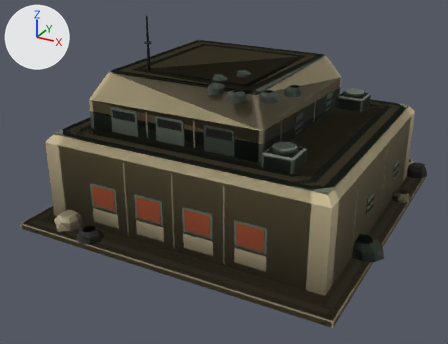
An edit to the glTF model assets/set_v5/neutral_archive_building_damaged.glb, drawn before and after from the same camera.
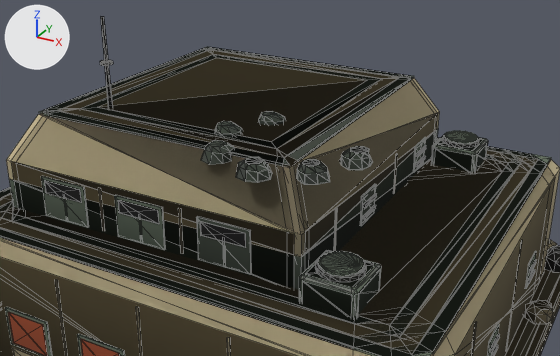
Each version appears first whole from a camera (50 mm lens) standing at (9.52, -18.68, 10.34) and looking at (-0.21, -0.98, 1.49), and next in a close-up from a camera (50 mm lens) standing at (7.3, -13.0, 9.94) and looking at (1.37, -2.21, 4.55). Lighting does not change. The marker at upper left points along +X, +Y and +Z. The older version's two pictures come first. The close-ups show mesh edges as thin lines. Vertices at exactly the same position are counted once.

The first close-up shows 'body', 'body.001', 'body.002'.
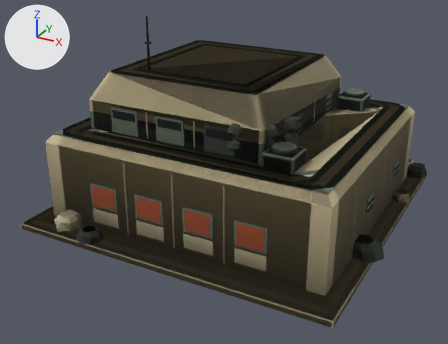
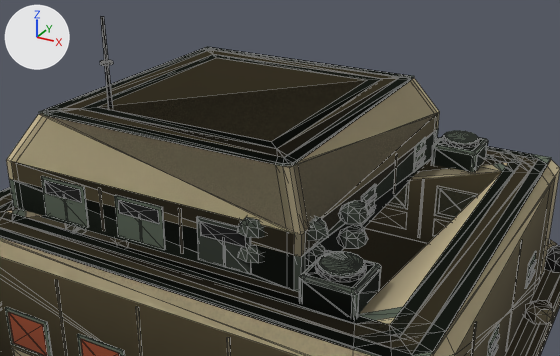
Changed parts and their boxes (x1, y1, x2, y2) in the close-ups (560 x 356 px; the box of a moved part takes in the faces that stretch with it):
part 1 of me_mesh_0, moved or reshaped
    before: (342, 147, 373, 170)
    after: (338, 200, 370, 224)
part 2 of me_mesh_0, moved or reshaped
    before: (297, 159, 330, 185)
    after: (308, 216, 329, 241)
part 3 of me_mesh_0, moved or reshaped
    before: (236, 158, 272, 183)
    after: (238, 217, 264, 238)
part 4 of me_mesh_0, moved or reshaped (not visible afterwards)
    before: (201, 140, 235, 165)
part 5 of me_mesh_0, moved or reshaped (not visible afterwards)
    before: (214, 121, 243, 137)
part 6 of me_mesh_0, moved or reshaped (not visible afterwards)
    before: (258, 111, 285, 125)
part 7 of me_mesh_0, deleted
    before: (334, 208, 337, 251)
part 8 of me_mesh_0, recoloured
    both: (23, 80, 495, 337)
part 9 of me_mesh_1, moved or reshaped
    before: (0, 146, 507, 334)
    after: (0, 81, 507, 334)
part 10 of me_mesh_1, edited (looks the same)
    both: (4, 48, 560, 356)
part 11 of me_mesh_2, deleted
    before: (5, 163, 508, 325)
part 12 of me_mesh_2, added
    after: (287, 77, 413, 165)
part 13 of me_mesh_2, edited (looks the same)
    both: (0, 78, 439, 356)

The change, as a list of edits to the scene's bpy script:
```text
Change me_mesh_0:
    used by ob_body; parent = ob_neutral_archive_building_damaged_lod0; location = (0.0, 0.0, 0.0)
    remove me_mesh_0.from_pydata(...)  # 1544 vertices, 2383 faces; spans x -5.96..5.9, y -5.64..5.83, z 0.0..6.9
    add me_mesh_0.from_pydata(...)  # 1540 vertices, 2372 faces; spans x -5.96..5.9, y -5.64..5.83, z 0.0..6.9
    me_mesh_0 part 1: the loose piece of 24 vertices spanning x 2.42..2.96, y -2.36..-1.77, z 5.02..5.28 is moved by (0.0, 0.0, -0.98)
    me_mesh_0 part 2: the loose piece of 24 vertices spanning x 2.07..2.66, y -3.21..-2.68, z 5.02..5.28 is moved by (0.0, 0.0, -0.98)
    me_mesh_0 part 3: the loose piece of 24 vertices spanning x 1.19..1.8, y -3.55..-3.0, z 5.02..5.28 is moved by (0.0, 0.0, -0.98)
    me_mesh_0 part 4: the loose piece of 24 vertices spanning x 0.31..0.85, y -3.24..-2.66, z 5.02..5.28 is moved by (0.0, 0.0, -0.98)
    me_mesh_0 part 5: the loose piece of 24 vertices spanning x -0.07..0.52, y -2.34..-1.8, z 5.02..5.28 is moved by (0.0, 0.0, -0.98)
    me_mesh_0 part 6: the loose piece of 24 vertices spanning x 0.32..0.88, y -1.47..-0.91, z 5.02..5.28 is moved by (0.0, 0.0, -0.98)
    me_mesh_0 part 7: 4 vertices removed from x 2.4..2.41, y -2.15..-2.11, z 4.16
    me_mesh_0 part 8: 917 kept faces spanning x -5.96..5.9, y -5.64..5.83, z 0.2..6.9 get new vertex colours
Change me_mesh_1:
    used by ob_body_001; parent = ob_neutral_archive_building_damaged_lod1; location = (0.0, 0.0, 0.0)
    remove me_mesh_1.from_pydata(...)  # 440 vertices, 707 faces; spans x -5.96..5.9, y -5.63..5.83, z 0.0..6.9
    add me_mesh_1.from_pydata(...)  # 440 vertices, 719 faces; spans x -5.96..5.9, y -5.63..5.83, z 0.0..6.9
    me_mesh_1 part 9
    8 faces are deleted
    72 vertices in x 1.17..2.94, y -3.53..-1.75, z 5.02..5.28 move by (0.0, 0.0, -1.45)
    5 new faces join them, mat_paint
    15 new faces join them, mat_paint2
    me_mesh_1 part 10: 355 kept faces spanning x -5.96..5.9, y -5.63..5.83, z 0.2..6.9 get new vertex colours
Change me_mesh_2:
    where me_mesh_2.from_pydata(...)  # 92 vertices, 119 faces; spans x -5.6..5.6, y -5.6..5.6, z 0.0..6.9
    used by ob_body_002; parent = ob_neutral_archive_building_damaged_lod2; location = (0.0, 0.0, 0.0)
    verts and faces of me_mesh_2; kept vertices keep their numbers, new ones are numbered from 92
    before: 28 (4.02, 3.62, 3.24) at pixel (508, 162), 29 (-4.02, -3.62, 3.24) at pixel (4, 211), 30 (4.02, -3.62, 3.24) at pixel (389, 325)
    before: 46 (1.68, -2.65, 5.14) at pixel (283, 157), 64 (1.92, 2.89, 5.14) at pixel (414, 76), 65 (1.92, -2.89, 5.14) at pixel (289, 165)
    me_mesh_2 part 11
    add delete_faces([(28, 29, 30)])
    me_mesh_2 part 12
    add faces += [(46, 65, 64)]  # mat_paint2
    me_mesh_2 part 13: 27 kept faces spanning x -4.8..5.0, y -4.6..3.4, z 2.94..5.14 get new vertex colours
```
